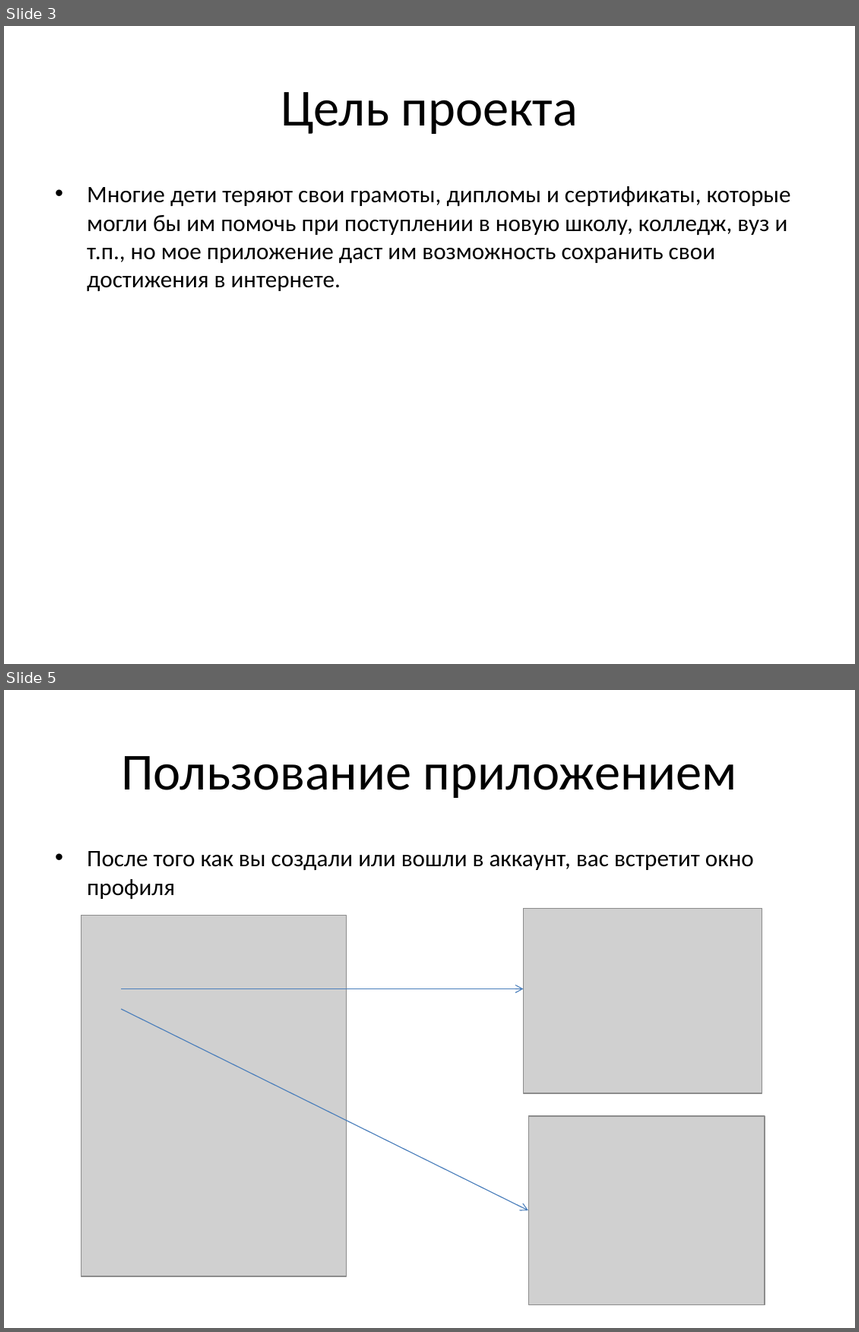
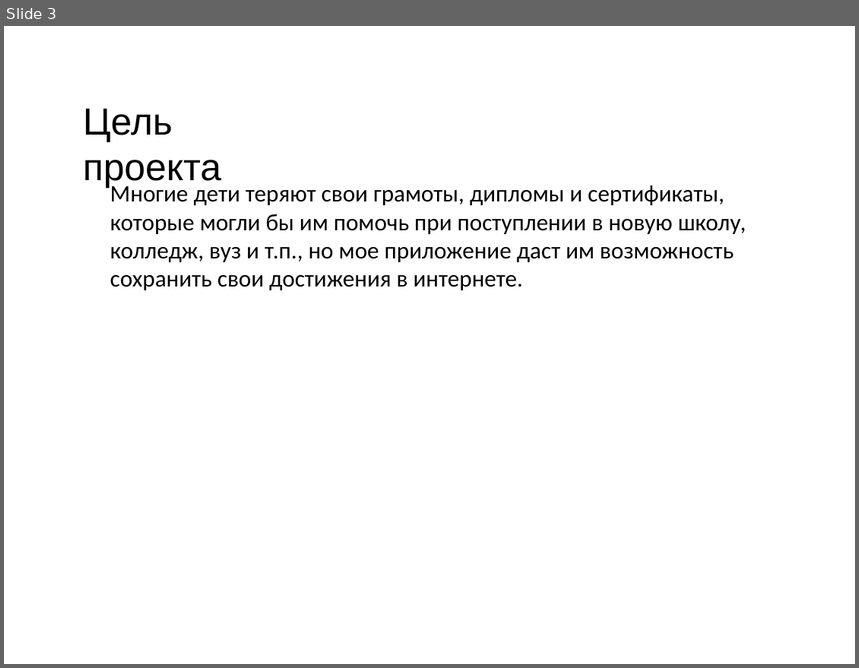
Before and after one commit to OCCCAS/Yandex, a slide deck: resources/PortSave.pptx. Shown one above the other, each under a label of ours: slides 3 and 5 before the commit, slide 3 after it; the slides between them are not shown. The pictures are 859x1332 and 859x668 pixels, drawn with LibreOffice and Linux fonts; fonts in the diff are those of the drawing; grey boxes stand for pictures; background and template pictures are left out. Boxes give left, top, right and bottom in pixels: in the first picture for what was removed or moved away, otherwise in the second. Text is boxed around its words. In the diff, an @@ line names an element or a change of style, - is before the commit and + after.

```diff
--- a/resources/PortSave.pptx
+++ b/resources/PortSave.pptx
@@ slide 5 removed at (4,690,855,1328), background #FFFFFF @@
@@ title removed at (121,756,737,798) @@
-Пользование приложением
@@ text removed at (87,851,754,899) @@
-• После того как вы создали или вошли в аккаунт, вас встретит окно профиля
@@ picture removed at (82,916,347,1277) @@
@@ picture removed at (523,909,762,1094) @@
@@ arrow removed from (122, 989) to (523, 989) @@
@@ arrow removed from (122, 1009) to (528, 1211) @@
@@ picture removed at (528,1116,765,1306) @@
@@ slide 3 changed as well @@
@@ text "Цель проекта": place and size @@
-text "Цель проекта" at (281,92,579,134)
+text "Цель проекта" at (83,108,221,188)
@@ text "Цель проекта" at (83,108,221,188): size 44 to 32 pt, font Calibri to Arial; alignment centre to left; vertical alignment middle to top @@
@@ text "Многие дети теряют свои грамоты, ...": place and size @@
-text "Многие дети теряют свои грамоты, ..." at (87,186,791,291)
+text "Многие дети теряют свои грамоты, ..." at (110,186,747,290)
@@ text "Многие дети теряют свои грамоты, ..." at (110,186,747,290): bullet • to none @@
```
Also in this commit, not shown: 1 other slide changed, 6 slides added, 4 other slides removed.
